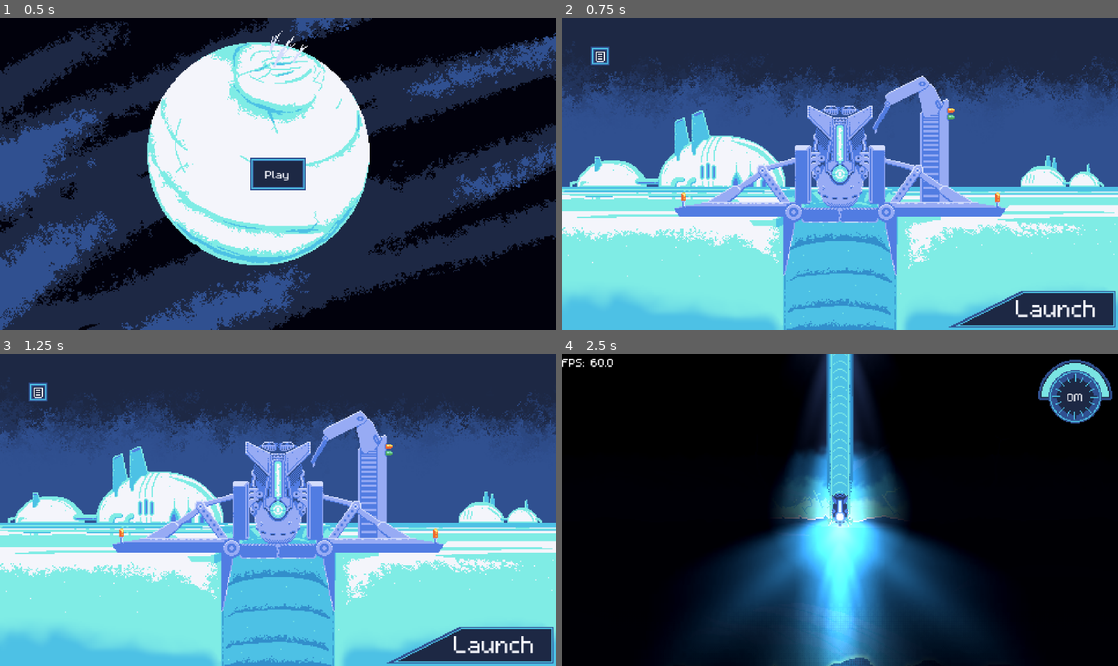
Above: before the commit, frames 1-4 (two rows, left to right).
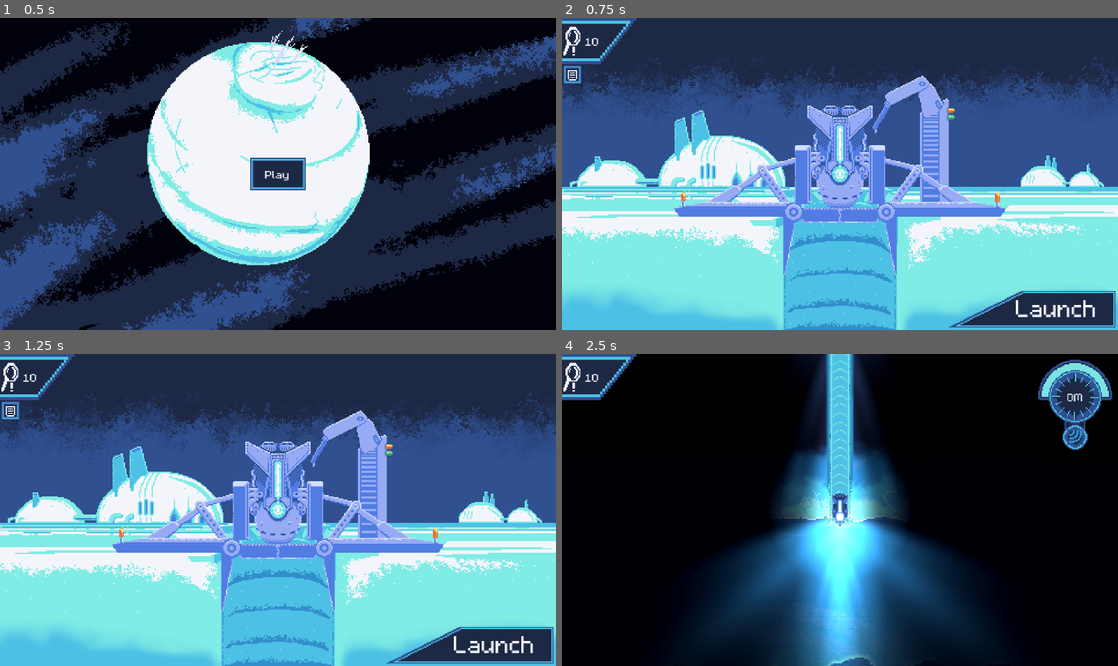
Above: after the commit, the same moments.

Repository: austingwatson/Depths
Game: Godot game, scene res://scenes/title_screen.tscn
Same seed, same stepped clock (60 frames per second), same inputs: the game is played once before the commit and once after it.
Inputs:
- Up to frame 1 (0.5 s): no input
- Up to frame 2 (0.75 s): click "Play" at 0.5 s
- Up to frame 3 (1.25 s): no input
- Up to frame 4 (2.5 s): click "Launch" at 1.25 s; click "Launch" at 2 s

Frame 1 is identical in both runs. In frame 2, 0.9% of the frame differs, in the area x 0-14%, y 0-22%; in frame 3, 0.9%; in frame 4, 1.9%, in the area x 0-95%, y 0-31%.

Commit message:
added more ui

Diff:
--- a/resources/perm_stats.gd
+++ b/resources/perm_stats.gd
@@ -91,7 +91,7 @@
 	"homing": 100.0,
 
 	"laser": true,
-	"laser_cost": 50.0,
+	"laser_cost": 0.5,
 
 	"shock": true,
 	"shock_range": 200.0 ,
--- a/scenes/basecamp.tscn
+++ b/scenes/basecamp.tscn
@@ -9,6 +9,7 @@
 [ext_resource type="Texture2D" uid="uid://cku7x63j1kd7m" path="res://assets/textures/level/dock_animation.png" id="5_cdnnk"]
 [ext_resource type="PackedScene" uid="uid://r21ikn6owpl5" path="res://scenes/ui/shop.tscn" id="8_cdnnk"]
 [ext_resource type="PackedScene" uid="uid://c1afp1kqvkk6j" path="res://scenes/ui/open_shop.tscn" id="9_f3dic"]
+[ext_resource type="PackedScene" uid="uid://dj7af3l3qtcva" path="res://scenes/ui/research_count.tscn" id="10_7hapb"]
 
 [sub_resource type="AtlasTexture" id="AtlasTexture_f3dic"]
 atlas = ExtResource("4_nxq54")
@@ -219,10 +220,10 @@
 }
 
 [node name="OpenShop" parent="." instance=ExtResource("9_f3dic")]
-offset_left = 25.0
-offset_top = 25.0
-offset_right = 41.0
-offset_bottom = 41.0
+offset_left = 1.0
+offset_top = 41.0
+offset_right = 17.0
+offset_bottom = 57.0
 
 [node name="Shop" parent="." instance=ExtResource("8_cdnnk")]
 visible = false
@@ -230,8 +231,13 @@
 anchor_left = 0.0
 anchor_right = 0.0
 offset_left = 0.0
+offset_top = -94.0
 offset_right = 224.0
+offset_bottom = 130.0
 grow_horizontal = 1
+
+[node name="ResearchCount" parent="." instance=ExtResource("10_7hapb")]
+offset_right = 64.0
 
 [connection signal="pressed" from="VBoxContainer/Launch" to="." method="_on_launch_pressed"]
 [connection signal="animation_finished" from="AnimationPlayer" to="." method="_on_animation_player_animation_finished"]
--- a/scenes/entity/drops/resource_pickup.gd
+++ /dev/null
@@ -1 +0,0 @@
-extends Node
--- a/scenes/entity/drops/resource_pickup.tscn
+++ b/scenes/entity/drops/resource_pickup.tscn
@@ -1,9 +1,67 @@
-[gd_scene load_steps=4 format=3 uid="uid://c6yylqny5blw1"]
+[gd_scene load_steps=13 format=3 uid="uid://c6yylqny5blw1"]
 
 [ext_resource type="Script" uid="uid://ce6v4pggr6vbl" path="res://scripts/entity/drops/resource_pickup.gd" id="1_t50uq"]
+[ext_resource type="Texture2D" uid="uid://i6plrgcblxll" path="res://assets/textures/effects/effect_sheet.png" id="2_15y04"]
 [ext_resource type="PackedScene" uid="uid://bbcnk1lc1bia3" path="res://scenes/component/player_distance.tscn" id="2_cr552"]
+[ext_resource type="PackedScene" uid="uid://dgefqrqeh3evl" path="res://scenes/component/movement.tscn" id="2_vcixg"]
+
+[sub_resource type="AtlasTexture" id="AtlasTexture_15y04"]
+atlas = ExtResource("2_15y04")
+region = Rect2(8, 48, 8, 8)
+
+[sub_resource type="AtlasTexture" id="AtlasTexture_vcixg"]
+atlas = ExtResource("2_15y04")
+region = Rect2(8, 48, 8, 8)
+
+[sub_resource type="AtlasTexture" id="AtlasTexture_j15wr"]
+atlas = ExtResource("2_15y04")
+region = Rect2(16, 48, 8, 8)
+
+[sub_resource type="AtlasTexture" id="AtlasTexture_p1itl"]
+atlas = ExtResource("2_15y04")
+region = Rect2(24, 48, 8, 8)
+
+[sub_resource type="AtlasTexture" id="AtlasTexture_8mba6"]
+atlas = ExtResource("2_15y04")
+region = Rect2(72, 48, 8, 8)
+
+[sub_resource type="AtlasTexture" id="AtlasTexture_db2ku"]
+atlas = ExtResource("2_15y04")
+region = Rect2(56, 48, 8, 8)
+
+[sub_resource type="SpriteFrames" id="SpriteFrames_ogvc0"]
+animations = [{
+"frames": [{
+"duration": 1.0,
+"texture": SubResource("AtlasTexture_15y04")
+}],
+"loop": false,
+"name": &"default",
+"speed": 5.0
+}, {
+"frames": [{
+"duration": 1.0,
+"texture": SubResource("AtlasTexture_vcixg")
+}, {
+"duration": 1.0,
+"texture": SubResource("AtlasTexture_j15wr")
+}, {
+"duration": 1.0,
+"texture": SubResource("AtlasTexture_p1itl")
+}, {
+"duration": 1.0,
+"texture": SubResource("AtlasTexture_8mba6")
+}, {
+"duration": 1.0,
+"texture": SubResource("AtlasTexture_db2ku")
+}],
+"loop": false,
+"name": &"pop",
+"speed": 5.0
+}]
 
 [sub_resource type="CircleShape2D" id="CircleShape2D_0ofgt"]
+radius = 4.0
 
 [node name="ResourcePickup" type="Area2D"]
 collision_layer = 16
@@ -11,15 +69,26 @@
 monitoring = false
 script = ExtResource("1_t50uq")
 
+[node name="Movement" parent="." node_paths=PackedStringArray("entity") instance=ExtResource("2_vcixg")]
+entity = NodePath("..")
+initial_speed = 100.0
+max_speed = 200.0
+acceleration = 100.0
+deceleration = 300.0
+
+[node name="AnimatedSprite2D" type="AnimatedSprite2D" parent="."]
+sprite_frames = SubResource("SpriteFrames_ogvc0")
+
 [node name="CollisionShape2D" type="CollisionShape2D" parent="."]
 shape = SubResource("CircleShape2D_0ofgt")
 
 [node name="ScanTimer" type="Timer" parent="."]
-wait_time = 2.5
+wait_time = 1.5
 one_shot = true
 
 [node name="PlayerDistance" parent="." node_paths=PackedStringArray("entity") instance=ExtResource("2_cr552")]
 entity = NodePath("..")
 distance = 500.0
 
+[connection signal="animation_finished" from="AnimatedSprite2D" to="." method="_on_animated_sprite_2d_animation_finished"]
 [connection signal="timeout" from="ScanTimer" to="." method="_on_scan_timer_timeout"]
--- a/scenes/entity/projectile/arrow.tscn
+++ b/scenes/entity/projectile/arrow.tscn
@@ -1,13 +1,17 @@
-[gd_scene load_steps=4 format=3 uid="uid://b6qsh1ogj6skj"]
+[gd_scene load_steps=5 format=3 uid="uid://b6qsh1ogj6skj"]
 
 [ext_resource type="Texture2D" uid="uid://qq6n2y0wj6b4" path="res://assets/textures/ui/ui_sheet.png" id="1_cum7k"]
 [ext_resource type="Script" uid="uid://c26nuo4laqaod" path="res://scripts/entity/projectile/arrow.gd" id="2_5q7jp"]
+
+[sub_resource type="CanvasItemMaterial" id="CanvasItemMaterial_5q7jp"]
+light_mode = 1
 
 [sub_resource type="AtlasTexture" id="AtlasTexture_5q7jp"]
 atlas = ExtResource("1_cum7k")
 region = Rect2(64, 352, 16, 16)
 
 [node name="Arrow" type="Sprite2D"]
+material = SubResource("CanvasItemMaterial_5q7jp")
 texture = SubResource("AtlasTexture_5q7jp")
 script = ExtResource("2_5q7jp")
 
--- a/scenes/ui/hud.tscn
+++ b/scenes/ui/hud.tscn
@@ -1,9 +1,11 @@
-[gd_scene load_steps=5 format=3 uid="uid://ciuquonjnfqut"]
+[gd_scene load_steps=7 format=3 uid="uid://ciuquonjnfqut"]
 
 [ext_resource type="Script" uid="uid://b6flsdq003wgt" path="res://scripts/ui/hud.gd" id="1_0mwgc"]
 [ext_resource type="FontFile" uid="uid://dbwh2vnpvxyt" path="res://assets/textures/ui/m5x7.ttf" id="2_hqnrr"]
 [ext_resource type="PackedScene" uid="uid://cma2ufjony3xm" path="res://scenes/ui/player_health.tscn" id="3_bo48s"]
 [ext_resource type="PackedScene" uid="uid://mhtanoyy4a82" path="res://scenes/ui/depth_meter.tscn" id="4_8qguk"]
+[ext_resource type="PackedScene" uid="uid://dj7af3l3qtcva" path="res://scenes/ui/research_count.tscn" id="5_136eg"]
+[ext_resource type="PackedScene" uid="uid://bi7380u82ffh0" path="res://scenes/ui/sonar_cooldown.tscn" id="6_oj5la"]
 
 [node name="HUD" type="CanvasLayer"]
 script = ExtResource("1_0mwgc")
@@ -25,6 +27,12 @@
 grow_horizontal = 0
 value = 10.0
 
+[node name="SonarCooldown" parent="." instance=ExtResource("6_oj5la")]
+offset_left = 427.0
+offset_top = 54.0
+offset_right = 459.0
+offset_bottom = 86.0
+
 [node name="DepthMeter" parent="." instance=ExtResource("4_8qguk")]
 anchors_preset = 1
 anchor_left = 1.0
@@ -34,3 +42,5 @@
 offset_right = -13.0
 offset_bottom = 61.0
 grow_horizontal = 0
+
+[node name="ResearchCount" parent="." instance=ExtResource("5_136eg")]
--- /dev/null
+++ b/scenes/ui/research_count.tscn
@@ -0,0 +1,34 @@
+[gd_scene load_steps=5 format=3 uid="uid://dj7af3l3qtcva"]
+
+[ext_resource type="Script" uid="uid://b7ufbd5bbm4kk" path="res://scripts/ui/research_count.gd" id="1_8kwjf"]
+[ext_resource type="Texture2D" uid="uid://qq6n2y0wj6b4" path="res://assets/textures/ui/ui_sheet.png" id="1_mi5aa"]
+
+[sub_resource type="AtlasTexture" id="AtlasTexture_s7fjf"]
+atlas = ExtResource("1_mi5aa")
+region = Rect2(288, 96, 64, 16)
+
+[sub_resource type="AtlasTexture" id="AtlasTexture_h512u"]
+atlas = ExtResource("1_mi5aa")
+region = Rect2(144, 368, 16, 32)
+
+[node name="ResearchCount" type="TextureRect"]
+offset_right = 40.0
+offset_bottom = 40.0
+texture = SubResource("AtlasTexture_s7fjf")
+script = ExtResource("1_8kwjf")
+
+[node name="HBoxContainer" type="HBoxContainer" parent="."]
+layout_mode = 1
+anchors_preset = 15
+anchor_right = 1.0
+anchor_bottom = 1.0
+grow_horizontal = 2
+grow_vertical = 2
+
+[node name="Icon" type="TextureRect" parent="HBoxContainer"]
+layout_mode = 2
+texture = SubResource("AtlasTexture_h512u")
+
+[node name="Label" type="Label" parent="HBoxContainer"]
+layout_mode = 2
+text = "100"
--- /dev/null
+++ b/scenes/ui/sonar_cooldown.tscn
@@ -0,0 +1,87 @@
+[gd_scene load_steps=8 format=3 uid="uid://bi7380u82ffh0"]
+
+[ext_resource type="Texture2D" uid="uid://qq6n2y0wj6b4" path="res://assets/textures/ui/ui_sheet.png" id="1_qbcm5"]
+[ext_resource type="Script" uid="uid://bouk4xg1lhj0c" path="res://scripts/ui/sonar_cooldown.gd" id="2_3wv5n"]
+
+[sub_resource type="AtlasTexture" id="AtlasTexture_3wv5n"]
+atlas = ExtResource("1_qbcm5")
+region = Rect2(144, 496, 32, 32)
+
+[sub_resource type="AtlasTexture" id="AtlasTexture_eln41"]
+atlas = ExtResource("1_qbcm5")
+region = Rect2(256, 496, 32, 32)
+
+[sub_resource type="Animation" id="Animation_3wv5n"]
+resource_name = "start_cooldown"
+tracks/0/type = "value"
+tracks/0/imported = false
+tracks/0/enabled = true
+tracks/0/path = NodePath(".:position")
+tracks/0/interp = 1
+tracks/0/loop_wrap = true
+tracks/0/keys = {
+"times": PackedFloat32Array(0, 1),
+"transitions": PackedFloat32Array(1, 1),
+"update": 0,
+"values": [Vector2(427, 40), Vector2(427, 54)]
+}
+tracks/1/type = "value"
+tracks/1/imported = false
+tracks/1/enabled = true
+tracks/1/path = NodePath("Icon:visible")
+tracks/1/interp = 1
+tracks/1/loop_wrap = true
+tracks/1/keys = {
+"times": PackedFloat32Array(0, 0.966667),
+"transitions": PackedFloat32Array(1, 1),
+"update": 1,
+"values": [false, true]
+}
+
+[sub_resource type="Animation" id="Animation_eln41"]
+length = 0.001
+tracks/0/type = "value"
+tracks/0/imported = false
+tracks/0/enabled = true
+tracks/0/path = NodePath(".:position")
+tracks/0/interp = 1
+tracks/0/loop_wrap = true
+tracks/0/keys = {
+"times": PackedFloat32Array(0),
+"transitions": PackedFloat32Array(1),
+"update": 0,
+"values": [Vector2(0, 0)]
+}
+tracks/1/type = "value"
+tracks/1/imported = false
+tracks/1/enabled = true
+tracks/1/path = NodePath("Icon:visible")
+tracks/1/interp = 1
+tracks/1/loop_wrap = true
+tracks/1/keys = {
+"times": PackedFloat32Array(0),
+"transitions": PackedFloat32Array(1),
+"update": 1,
+"values": [true]
+}
+
+[sub_resource type="AnimationLibrary" id="AnimationLibrary_eln41"]
+_data = {
+&"RESET": SubResource("Animation_eln41"),
+&"start_cooldown": SubResource("Animation_3wv5n")
+}
+
+[node name="SonarCooldown" type="TextureRect"]
+offset_right = 32.0
+offset_bottom = 32.0
+texture = SubResource("AtlasTexture_3wv5n")
+script = ExtResource("2_3wv5n")
+
+[node name="Icon" type="TextureRect" parent="."]
+layout_mode = 0
+texture = SubResource("AtlasTexture_eln41")
+
+[node name="AnimationPlayer" type="AnimationPlayer" parent="."]
+libraries = {
+&"": SubResource("AnimationLibrary_eln41")
+}
--- a/scripts/entity/actor/hunter_fish.gd
+++ b/scripts/entity/actor/hunter_fish.gd
@@ -51,6 +51,8 @@
 
 
 func _on_hurt_box_dead() -> void:
+	for i in range(randi_range(1, 2)):
+		EntityManager.add_research(global_position)
 	queue_free()
 
 
--- a/scripts/entity/actor/player.gd
+++ b/scripts/entity/actor/player.gd
@@ -150,6 +150,7 @@
 	if Input.is_action_pressed("sonar") and not sonar_cooldown.on_cooldown:
 		sonar_cooldown.use()
 		sonar.start_sonar()
+		GlobalSignals.on_use_sonar()
 
 
 func _on_hurt_box_hurt(max_health: int, health: int) -> void:
--- a/scripts/entity/actor/urchin.gd
+++ b/scripts/entity/actor/urchin.gd
@@ -19,6 +19,8 @@
 
 
 func _on_hurt_box_dead() -> void:
+	for i in range(randi_range(1, 2)):
+		EntityManager.add_research(global_position)
 	queue_free()
 
 
--- a/scripts/entity/drops/resource_pickup.gd
+++ b/scripts/entity/drops/resource_pickup.gd
@@ -4,7 +4,19 @@
 @export var worth := 1
 @onready var collision_shape := $CollisionShape2D
 @onready var scan_timer := $ScanTimer
+@onready var animated_sprite := $AnimatedSprite2D
+@onready var movement := $Movement
 var scanned := false
+var direction := Vector2.ZERO
+
+
+func _ready() -> void:
+	animated_sprite.play("default")
+	direction = Vector2(randf_range(-1, 1), randf_range(-1, 1))
+
+
+func _physics_process(delta: float) -> void:
+	movement.stop(direction, delta)
 
 
 func start_scan() -> void:
@@ -20,3 +32,9 @@
 	scanned = true
 	collision_shape.set_deferred("disabled", true)
 	EntityManager.player_stats.add_research(worth)
+	animated_sprite.play("pop")
+
+
+func _on_animated_sprite_2d_animation_finished() -> void:
+	if animated_sprite.animation == "pop":
+		queue_free()
--- a/scripts/game.gd
+++ b/scripts/game.gd
@@ -24,6 +24,6 @@
 	#hunter_fish.global_position = Vector2(-100, -100)
 	#EntityManager.add_entity(hunter_fish, true)
 
-	#var research_pickup := preload("res://scenes/entity/drops/resource_pickup.tscn").instantiate()
-	#research_pickup.global_position = Vector2(-50, -50)
-	#EntityManager.add_entity(research_pickup, true)
+	var research_pickup := preload("res://scenes/entity/drops/resource_pickup.tscn").instantiate()
+	research_pickup.global_position = Vector2(-50, 100)
+	EntityManager.add_entity(research_pickup, true)
--- a/scripts/global/entity_manager.gd
+++ b/scripts/global/entity_manager.gd
@@ -1,6 +1,7 @@
 extends Node
 
 const player_stats := preload("res://resources/player_stats.tres")
+const research_scene := preload("res://scenes/entity/drops/resource_pickup.tscn")
 @onready var non_y_sort := $NonYSort
 @onready var y_sort := $YSort
 
@@ -17,3 +18,9 @@
 		self.y_sort.add_child(node)
 	else:
 		non_y_sort.add_child(node)
+
+
+func add_research(global_position: Vector2) -> void:
+	var research := research_scene.instantiate()
+	research.global_position = global_position
+	call_deferred("add_entity", research, true)
--- a/scripts/global/global_signals.gd
+++ b/scripts/global/global_signals.gd
@@ -3,6 +3,7 @@
 signal player_health_changed(max_health: int, health: int)
 signal player_moved(global_position: Vector2)
 signal heal_player(heal: int)
+signal use_sonar
 
 
 func on_player_health_changed(max_health: int, health: int) -> void:
@@ -15,3 +16,7 @@
 
 func on_heal_player(heal: int) -> void:
 	heal_player.emit(heal)
+
+
+func on_use_sonar() -> void:
+	use_sonar.emit()
--- /dev/null
+++ b/scripts/ui/research_count.gd
@@ -0,0 +1,9 @@
+extends TextureRect
+
+
+@onready var label := $HBoxContainer/Label
+var player_stats: PermStats = EntityManager.player_stats
+
+
+func _physics_process(_delta: float) -> void:
+	label.text = str(player_stats.research)
--- /dev/null
+++ b/scripts/ui/sonar_cooldown.gd
@@ -0,0 +1,13 @@
+extends TextureRect
+
+@onready var animation_player := $AnimationPlayer
+var player_stats: PermStats = EntityManager.player_stats
+
+
+func _ready() -> void:
+	GlobalSignals.use_sonar.connect(on_use_sonar)
+
+
+func on_use_sonar() -> void:
+	animation_player.play("start_cooldown")
+	animation_player.speed_scale = 1.0 / player_stats.sonar_cooldown
Not shown: 1 places in scenes/basecamp.tscn that only renumber resources
Not shown, removed: scenes/entity/drops/resource_pickup.gd.uid
Not shown, added: scripts/ui/research_count.gd.uid
Not shown, added: scripts/ui/sonar_cooldown.gd.uid
